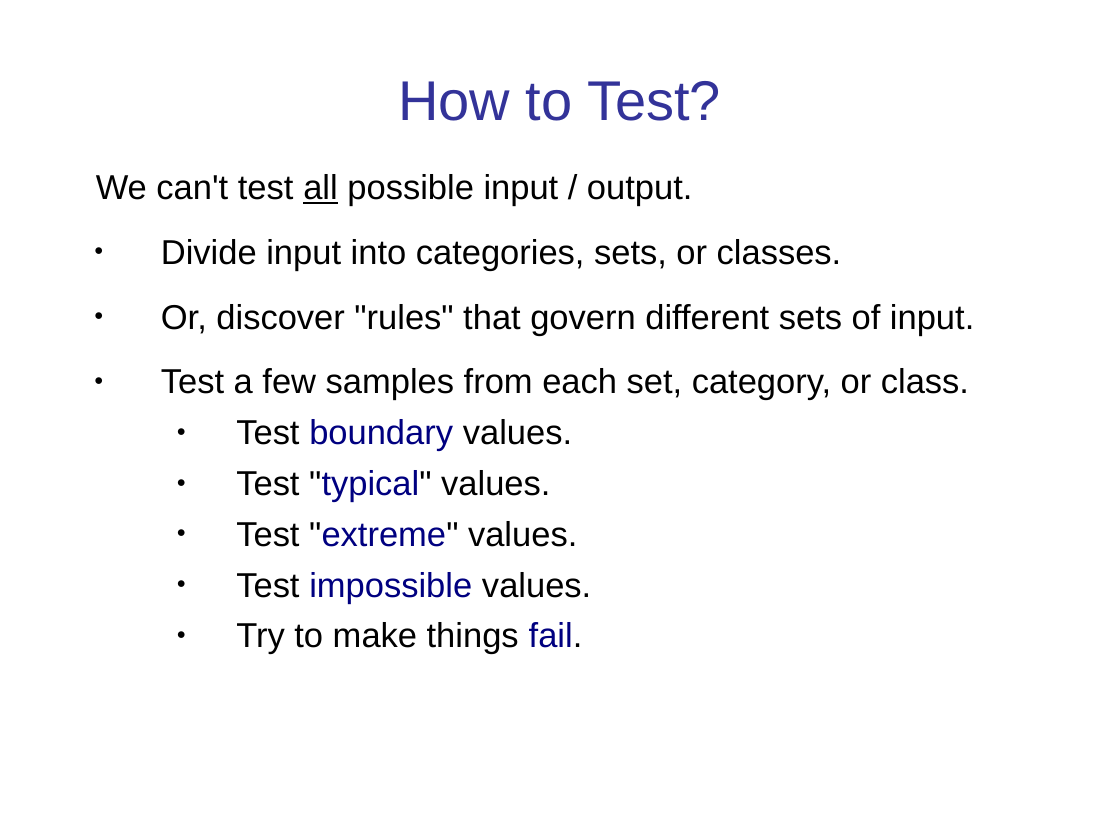
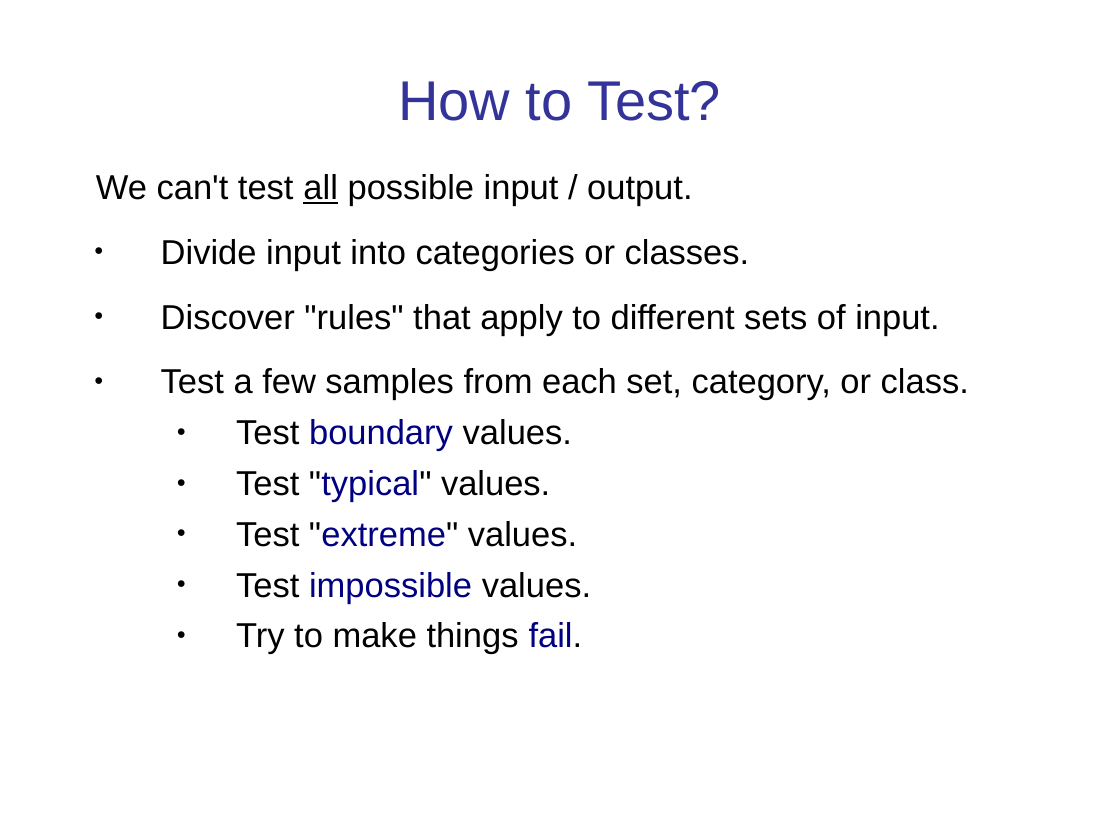
Before and after one commit to cpske/ISP, a slide deck: slide 9 of testing/Intro-to-Testing.ppt (slide 8 before the commit). Drawn at 1120x840 pixels with LibreOffice and Linux fonts; fonts in the diff are those of the drawing. Boxes give left, top, right and bottom in pixels: in the first picture for what was removed or moved away, otherwise in the second. Text is boxed around its words. In the diff, an @@ line names an element or a change of style, - is before the commit and + after.

```diff
--- a/testing/Intro-to-Testing.ppt
+++ b/testing/Intro-to-Testing.ppt
@@ text at [161, 239, 939, 336]: text changed @@
-● Divide input into categories, sets, or classes.
-● Or, discover "rules" that govern different sets of input.
+● Divide input into categories or classes.
+● Discover "rules" that apply to different sets of input.
```
Also in this commit, not shown: 7 other slides changed, 5 slides added, 1 slide removed, 11 other files.
